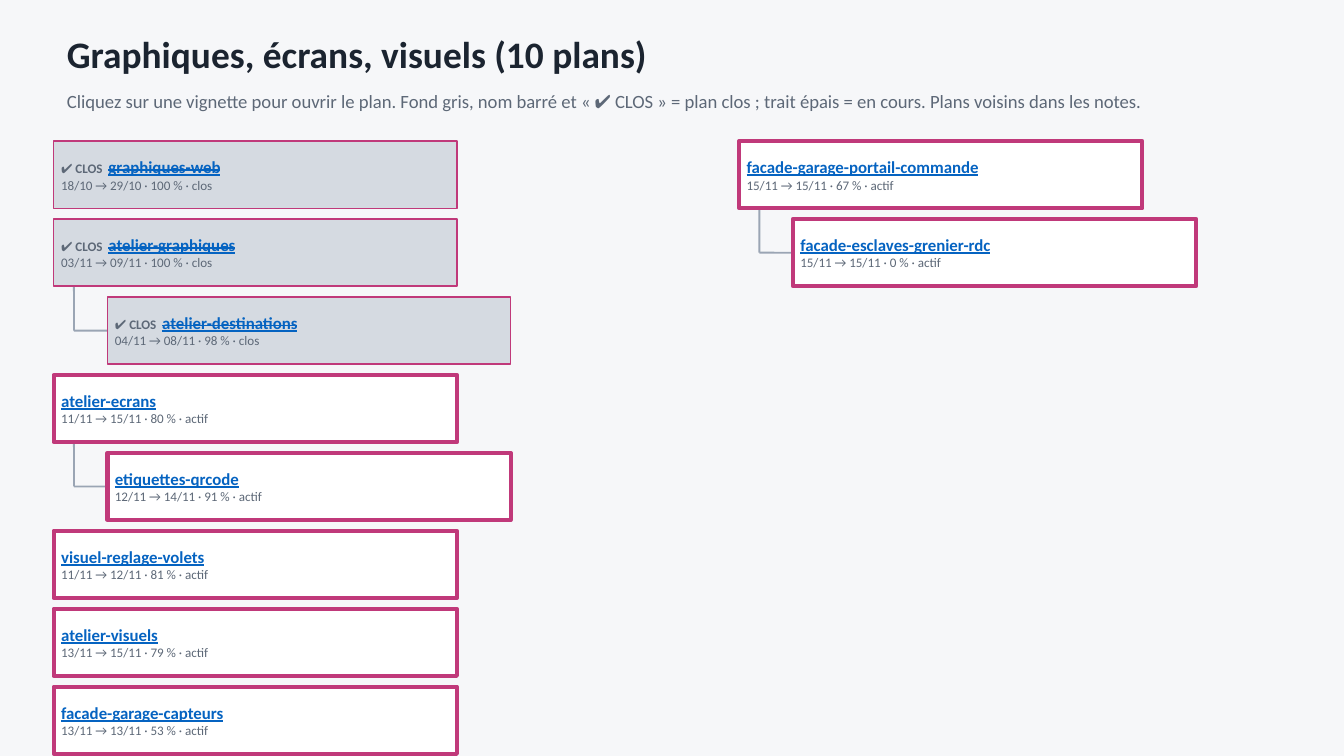
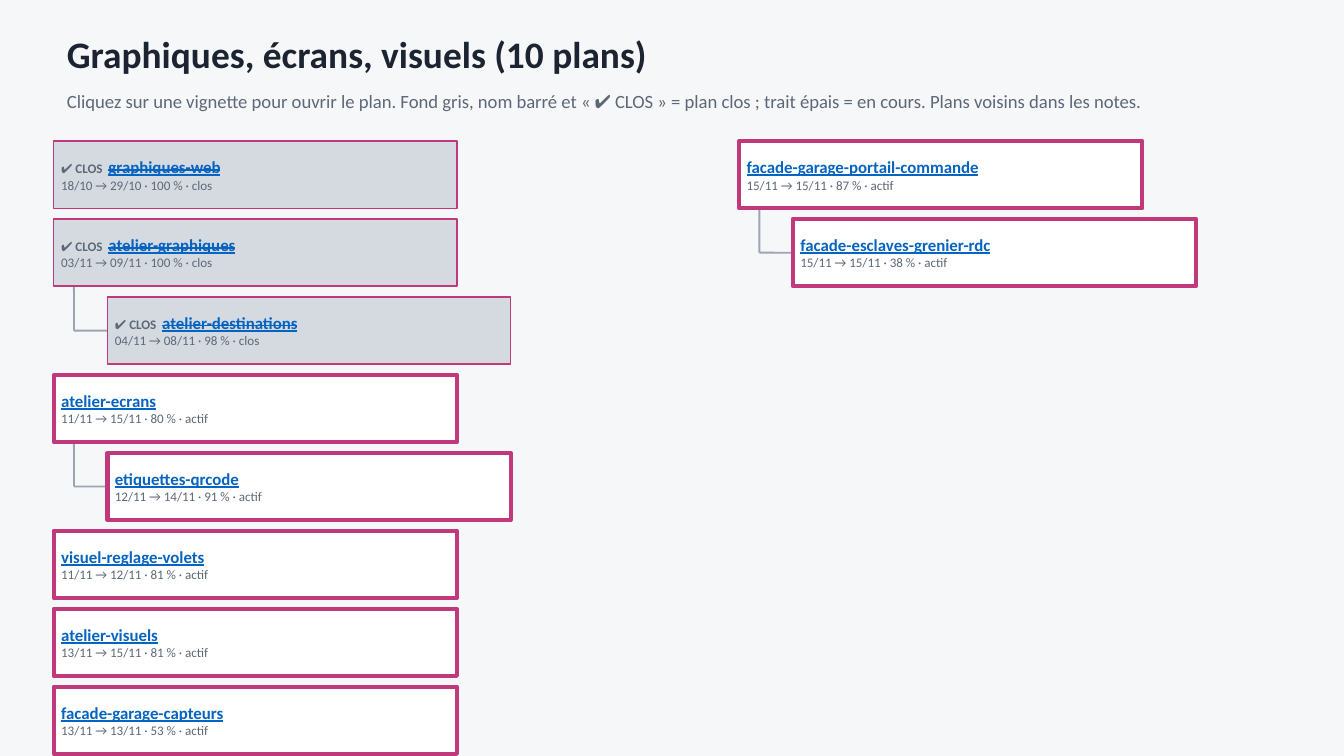
Before and after one commit to fdaubercy/Tasmota, a slide deck: slide 7 of outils_docs/organigramme_plans/organigramme-plans.pptx. Drawn at 1344x756 pixels with LibreOffice and Linux fonts; fonts in the diff are those of the drawing. Boxes give left, top, right and bottom in pixels: in the first picture for what was removed or moved away, otherwise in the second. Text is boxed around its words. In the diff, an @@ line names an element or a change of style, - is before the commit and + after.

```diff
--- a/outils_docs/organigramme_plans/organigramme-plans.pptx
+++ b/outils_docs/organigramme_plans/organigramme-plans.pptx
@@ text in rectangle at (747, 181, 894, 191): text changed @@
-15/11 → 15/11 · 67 % · actif
+15/11 → 15/11 · 87 % · actif
@@ text in rectangle at (800, 258, 947, 268): text changed @@
-15/11 → 15/11 · 0 % · actif
+15/11 → 15/11 · 38 % · actif
@@ text in rectangle at (61, 648, 208, 658): text changed @@
-13/11 → 15/11 · 79 % · actif
+13/11 → 15/11 · 81 % · actif
```
Also in this commit, not shown: 2 other slides changed, 21 other files.
